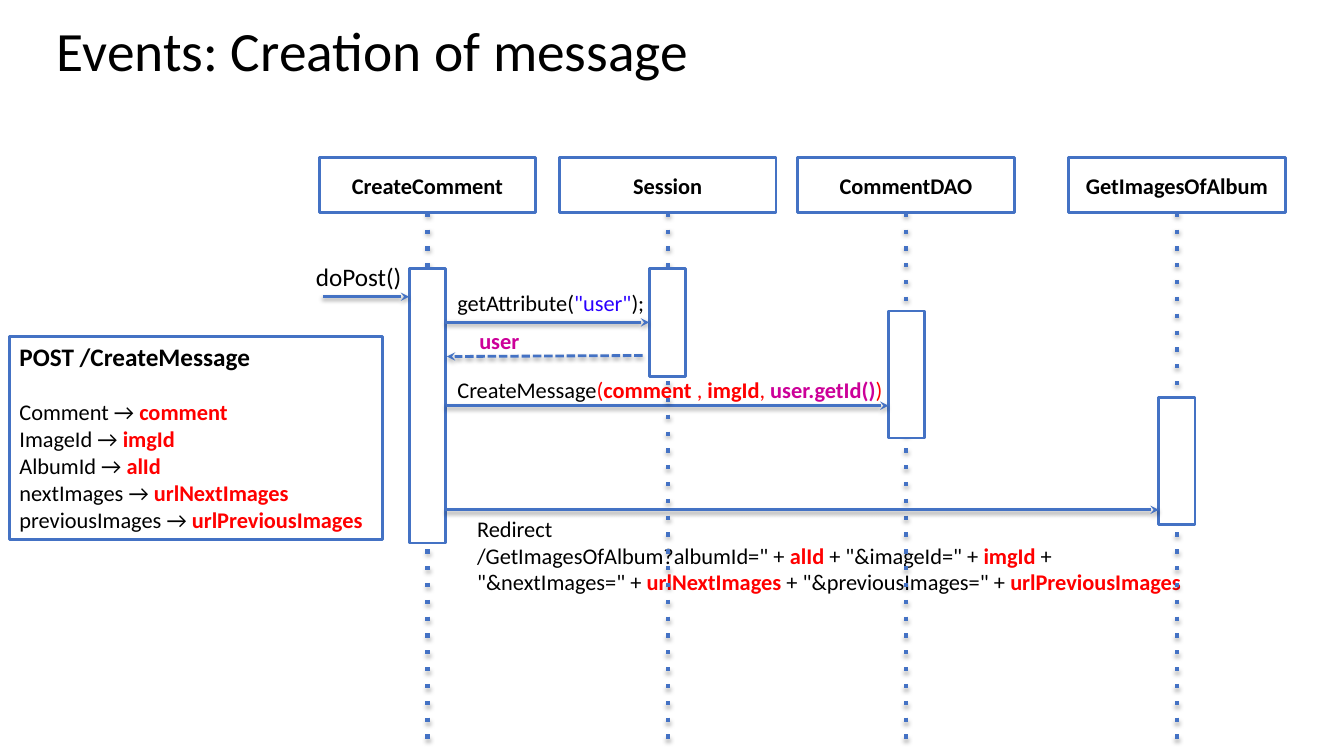
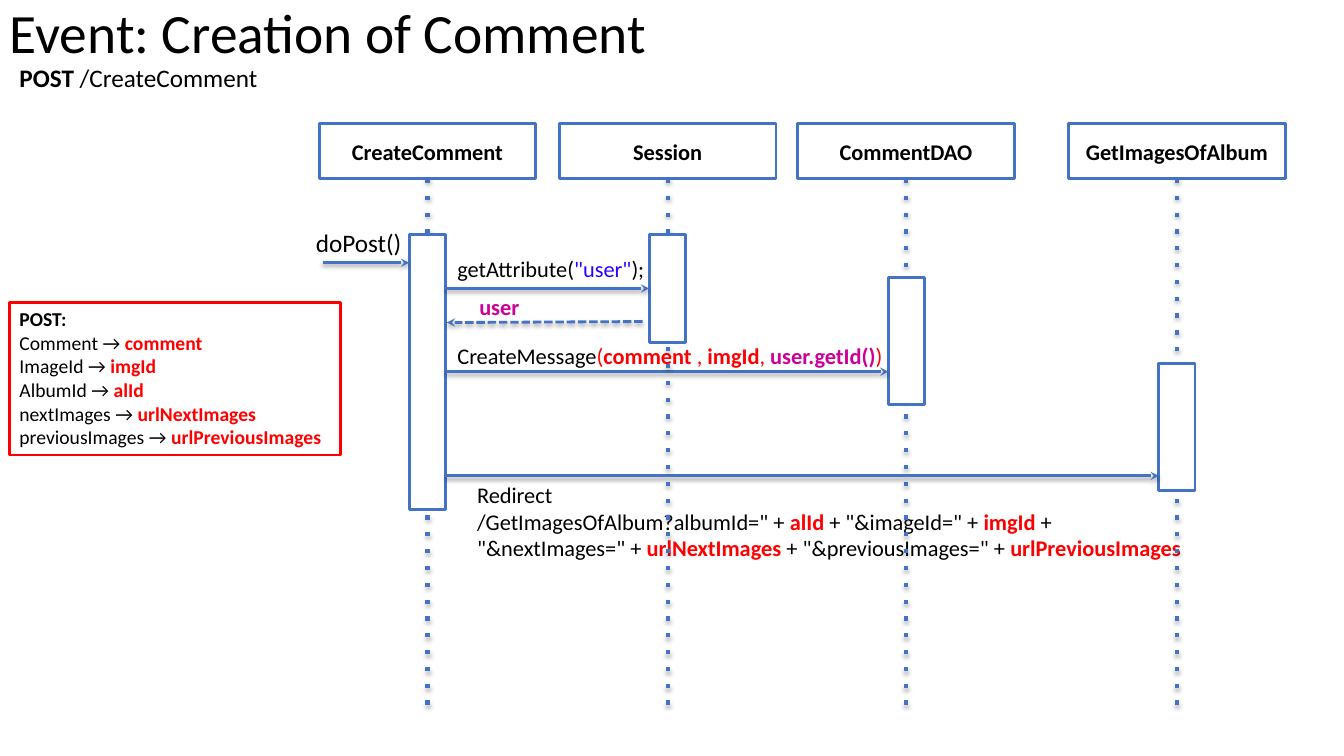
Before and after one commit to Giulsmoon/TecnologiePerIlWeb_Project1, a slide deck: slide 24 of Presentazioni Powerpoint/Progetto1_versione_PURE_HTML.pptx (slide 18 before the commit). Drawn at 1344x756 pixels with LibreOffice and Linux fonts; fonts in the diff are those of the drawing. Boxes give left, top, right and bottom in pixels: in the first picture for what was removed or moved away, otherwise in the second. Text is boxed around its words. In the diff, an @@ line names an element or a change of style, - is before the commit and + after.

```diff
--- a/Presentazioni Powerpoint/Progetto1_versione_PURE_HTML.pptx
+++ b/Presentazioni Powerpoint/Progetto1_versione_PURE_HTML.pptx
@@ title at (10,14,646,54): text changed @@
-Events: Creation of message
+Event: Creation of Comment
@@ text added at (19,69,258,88), 18 pt, text #000000 @@
+POST /CreateComment
@@ rectangle "POST:": place and size @@
-rectangle "POST:" at (9,337,382,540)
+rectangle "POST:" at (9,302,341,455)
@@ rectangle "POST:" at (9,302,341,455): outline #4472C4 2 pt to #FF0000 2 pt @@
@@ text in rectangle at (19,313,66,326): text changed; size 18 to 14 pt @@
-POST /CreateMessage
+POST:
@@ 8 rectangles, 5 texts, 5 arrows, 4 lines: place and size @@
-8 rectangles, 5 texts, 5 arrows, 4 lines at (316,157,1286,742)
+8 rectangles, 5 texts, 5 arrows, 4 lines at (316,124,1286,709)
@@ text in rectangle at (19,337,321,448): size 16 to 14 pt @@
```
Also in this commit, not shown: 17 other slides changed, 2 slides added, 27 other files.
